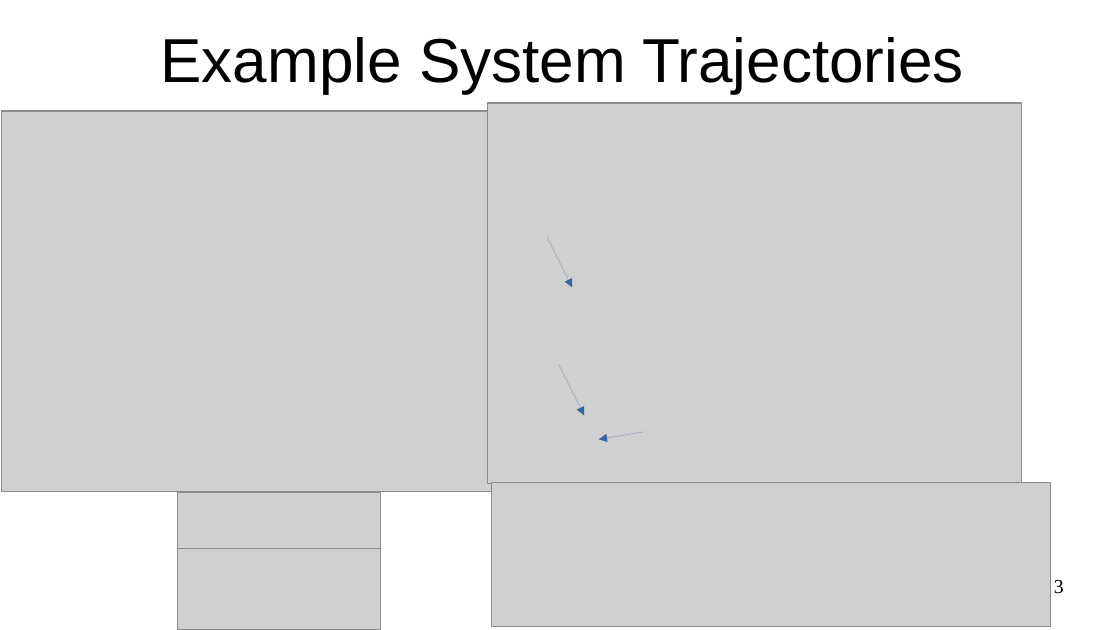
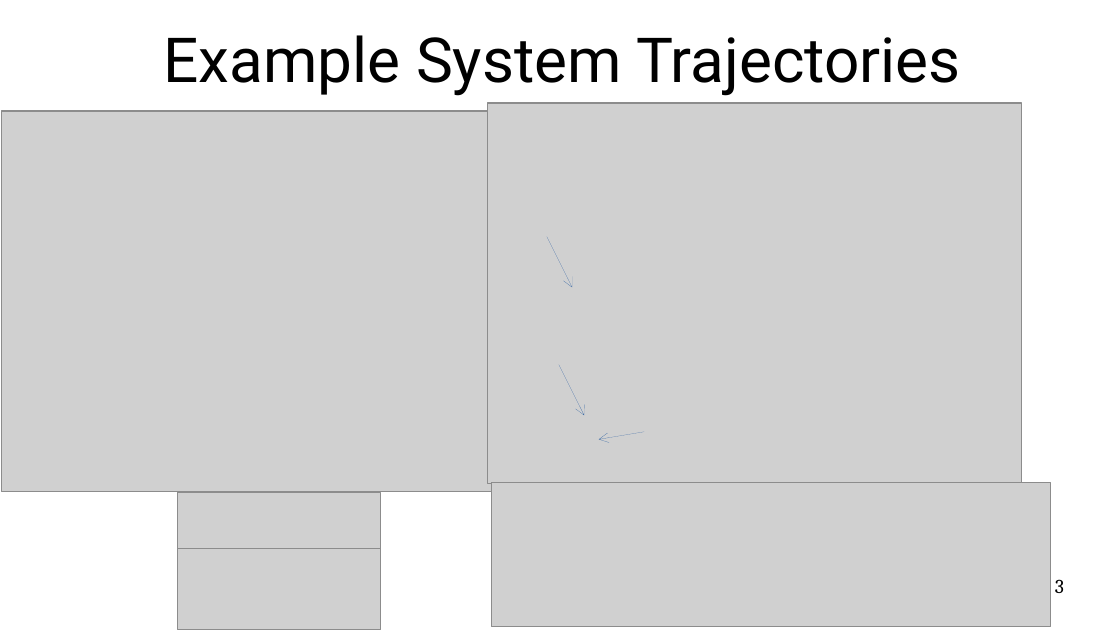
Before and after one commit to jfdev001/PlasmaCellDiff, a slide deck: slide 3 of pptx/JaredFrazier_Group1_Modelling.pptx. Drawn at 1120x630 pixels with LibreOffice and Linux fonts; fonts in the diff are those of the drawing; grey boxes stand for pictures. Boxes give left, top, right and bottom in pixels: in the first picture for what was removed or moved away, otherwise in the second. Text is boxed around its words. In the diff, an @@ line names an element or a change of style, - is before the commit and + after.

```diff
--- a/pptx/JaredFrazier_Group1_Modelling.pptx
+++ b/pptx/JaredFrazier_Group1_Modelling.pptx
@@ title "Example System Trajectories" at box(164, 35, 961, 96): font Arial to Roboto, highlight none to #000000 @@
@@ arrow (547, 237) - (572, 288): arrowheads changed @@
@@ arrow (559, 365) - (584, 416): arrowheads changed @@
@@ arrow (644, 432) - (599, 439): arrowheads changed @@
@@ page number at box(1055, 579, 1064, 593): font Times New Roman to Cambria @@
```
Also in this commit, not shown: 7 other slides changed.
